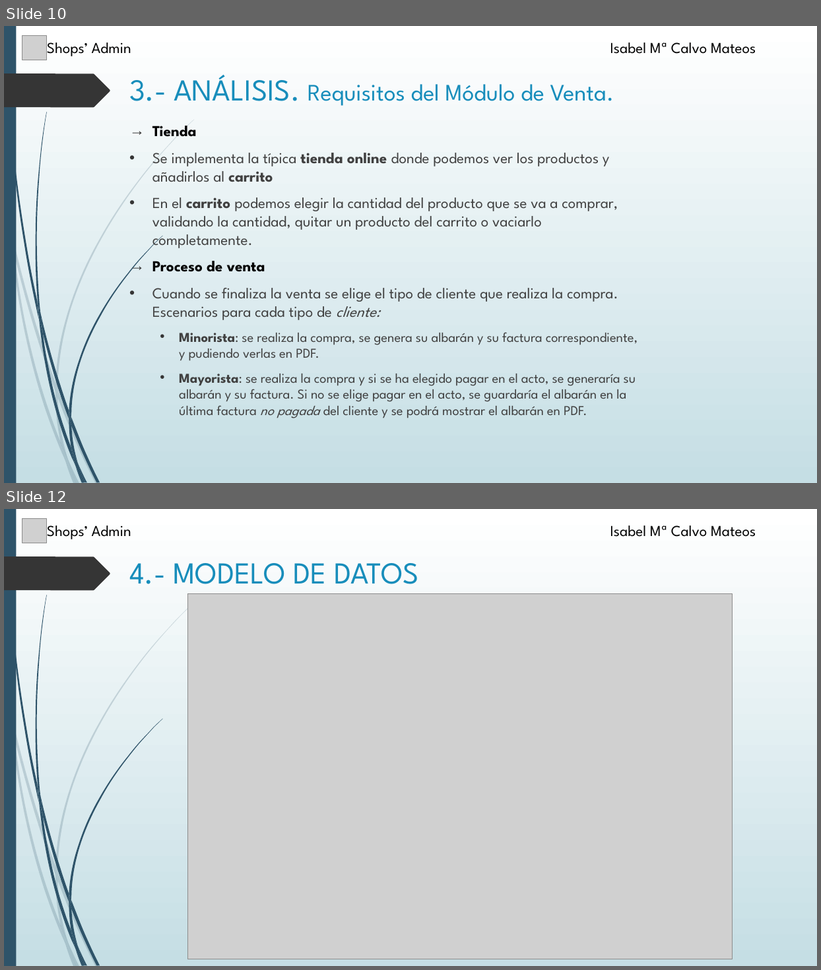
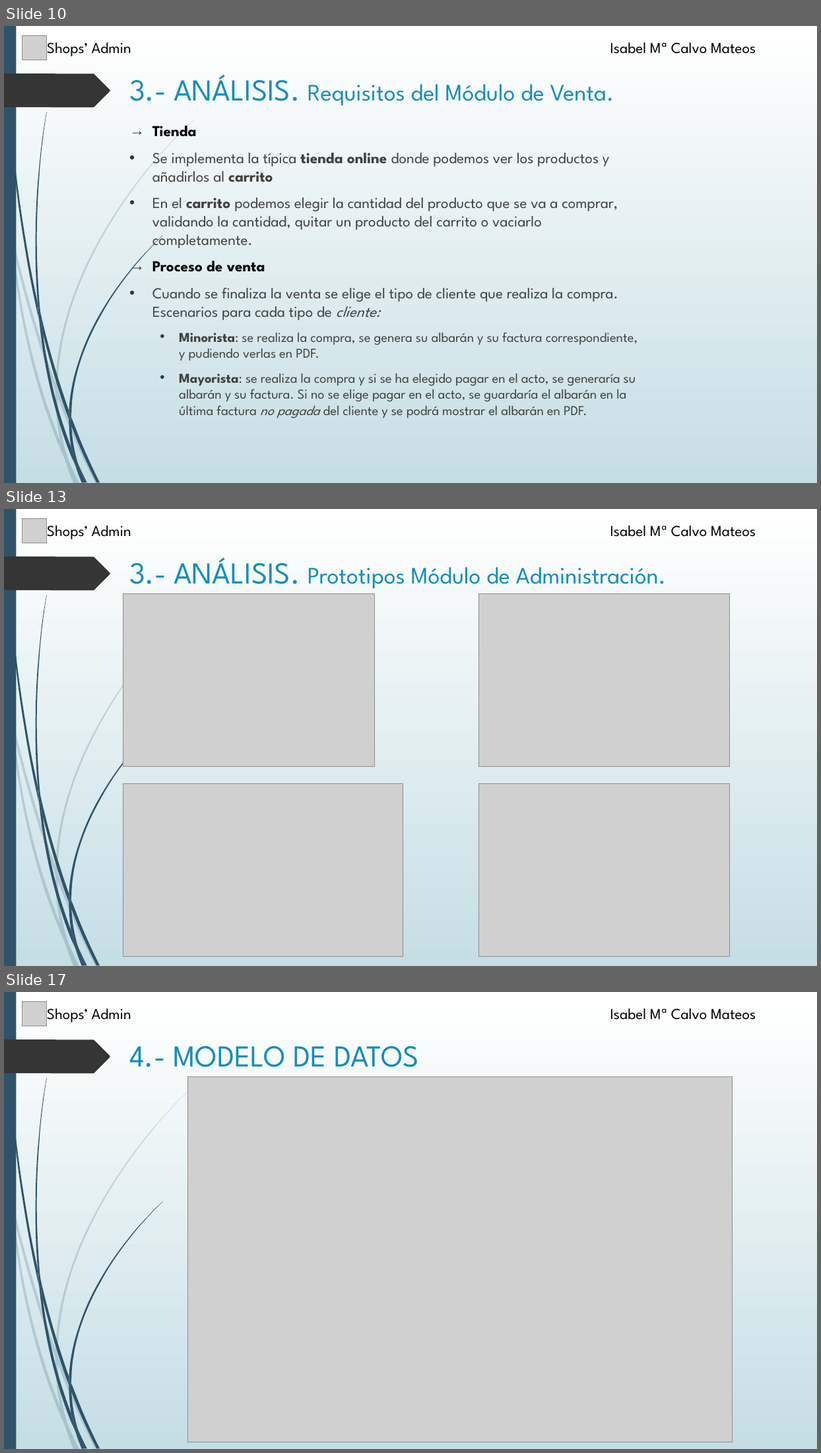
Before and after one commit to isacm94/Proyecto, a slide deck: Alumno/Presentación/Presentación.pptx. Shown one above the other, each under a label of ours: slides 10 and 12 before the commit, slides 10, 13 and 17 after it; the slides between them are not shown. The pictures are 821x970 and 821x1453 pixels, drawn with LibreOffice and Linux fonts; fonts in the diff are those of the drawing; grey boxes stand for pictures. Boxes give left, top, right and bottom in pixels: in the first picture for what was removed or moved away, otherwise in the second. Text is boxed around its words. In the diff, an @@ line names an element or a change of style, - is before the commit and + after.

```diff
--- a/Alumno/Presentación/Presentación.pptx
+++ b/Alumno/Presentación/Presentación.pptx
@@ slide 13 added at [4,509,817,966], background gradient #FFFFFF to #C5DEE5; not listed: 24 template elements that a slide beside it also shows @@
@@ picture added at [22,518,47,543] @@
@@ text added at [47,525,131,539], 18 pt, text #000000 @@
+Shops’ Admin
@@ text added at [611,525,756,537], 18 pt, text #000000 @@
+Isabel Mª Calvo Mateos
@@ title added at [129,558,666,589], 27.9 pt, text #178DBB @@
+3.- ANÁLISIS. Prototipos Módulo de Administración.
@@ picture added at [123,593,375,766] @@
@@ picture added at [479,593,731,766] @@
@@ picture added at [123,784,403,956] @@
@@ picture added at [479,784,731,956] @@
@@ what was slide 12 is now slide 17 @@
```
Also in this commit, not shown: 2 slides changed, 7 other slides added, 43 other files.
